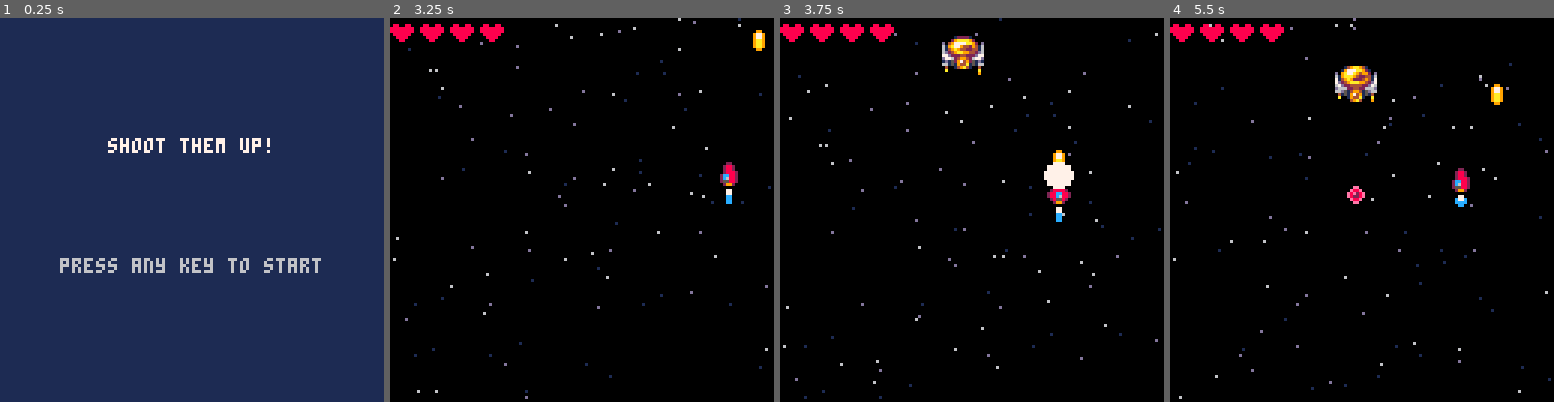
Above: before the commit, frames 1-4 (left to right).
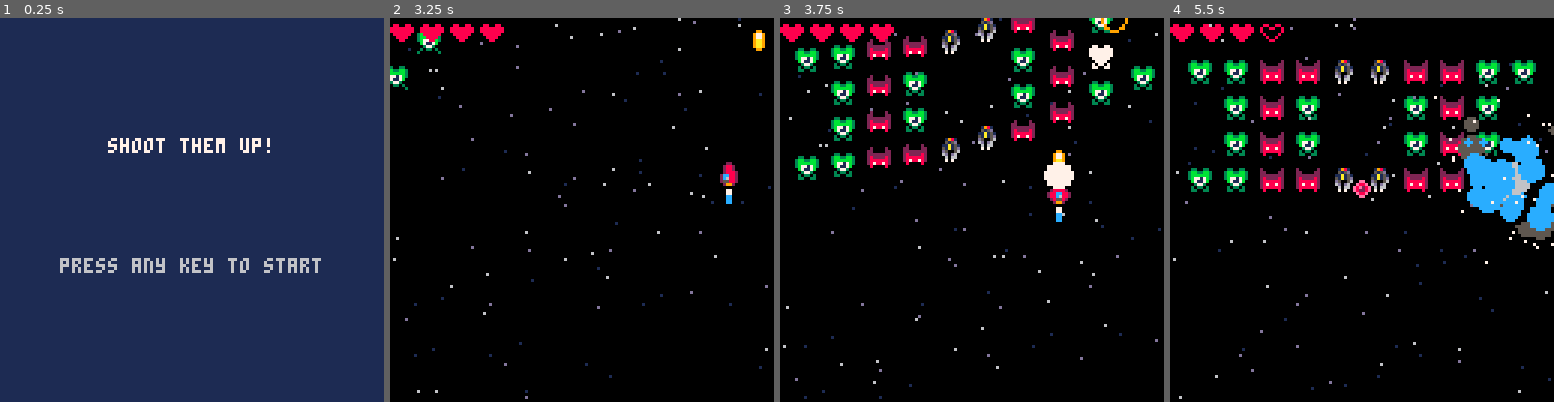
Above: after the commit, the same moments.

Repository: gabriel-jm/pico8-games
Game: PICO-8 cartridge shmup.p8
Two runs of this game, one before a commit and one after it. Both use one fixed random seed, a clock stepped at 60 frames per second and the inputs below.
Inputs:
- Up to frame 1 (0.25 s): no input
- Up to frame 2 (3.25 s): tap X (X key) at 0.33, 1.07, 1.85, 2.97 s; tap O (Z key) at 0.7, 1.7, 2.1, 2.5, 2.9 s; hold Right 1.6-2.1 s; hold Up 2.15-2.42 s; hold Right 2.47-3.03 s; hold Left from 3.08 s (still down)
- Up to frame 3 (3.75 s): tap O (Z key) at 3.3, 3.7 s; release Left at 3.58 s; hold Down from 3.63 s (still down)
- Up to frame 4 (5.5 s): release Down at 3.97 s; hold Right 4.02-4.68 s; tap X (X key) at 4.08, 5.2 s; tap O (Z key) every 0.4 s from 4.1 to 5.3 s; hold Up 4.73-5.03 s; hold Left from 5.08 s (still down)

Frame 1 is identical in both runs. In frame 2, 0.4% of the frame differs, in the area x 0-14%, y 3-19%; in frame 3, 8.0%; in frame 4, 14%, in the area x 4-100%, y 2-65%.

Commit message:
shmup - create aimed shoots

Diff:
--- a/shmup.p8
+++ b/shmup.p8
@@ -41,6 +41,9 @@
 				if self.x>88 then
 					self.sx-=(self.x-88)/32
 				end
+			end,
+			shoot=function(self)
+				aim_fire(self,2)
 			end
 		},
 		{ -- spinning ship
@@ -81,6 +84,14 @@
 						rnd()
 					)
 				end
+			end,
+			shoot=function(self)
+				fire_spread(
+					self,
+					8,
+					2,
+					rnd()
+				)
 			end
 		}
 	}
@@ -151,7 +162,7 @@
 function startgame()
 --	music(-1,1000)
 	t=0
-	wave=3
+	wave=1
 	next_wave()
 
 	ship=make_obj{
@@ -811,7 +822,8 @@
 		pos_y=y,
 		mission=fly_in,
 		wait=wait,
-		atk=stats.atk
+		atk=stats.atk,
+		shoot=stats.shoot or shot
 	})
 end
 
@@ -918,13 +930,17 @@
 		enemy
 		and enemy.mission==protec
 	then
-		fire(enemy,1,2)
+		enemy:shoot()
 	end
 end
 
 function move(obj)
 	obj.x+=obj.sx
 	obj.y+=obj.sy
+end
+
+function shot(en)
+	fire(en,1,2)
 end
 
 function kill_enemy(en)
@@ -942,18 +958,21 @@
 function fire(en,ang,spd)
 	en.flash=4
 
-	add(en_bullets,make_obj{
-		x=en.x+(en.col_width/2)-1,
-		y=en.y+en.col_width-2,
-		sx=sin(ang)*spd,
-		sy=cos(ang)*spd,
-		spr=32,
-		ani={32,33,34,33},
-		ani_spd=0.5,
-		col_width=2,
-		bullet_mode=true
-	})
 	sfx(29)
+	return add(
+		en_bullets,
+		make_obj{
+			x=en.x+(en.col_width/2)-1,
+			y=en.y+en.col_width-2,
+			sx=sin(ang)*spd,
+			sy=cos(ang)*spd,
+			spr=32,
+			ani={32,33,34,33},
+			ani_spd=0.5,
+			col_width=2,
+			bullet_mode=true
+		}
+	)
 end
 
 function fire_spread(
@@ -963,6 +982,18 @@
 	for i=1,num do
 		fire(en,1/num*i+base,spd)
 	end
+end
+
+function aim_fire(en,spd)
+	local bult=fire(en,ang,spd)
+
+	local ang=atan2(
+		(ship.y+4)-bult.y,
+		(ship.x+4)-bult.x
+	)
+
+	bult.sx=sin(ang)*spd
+	bult.sy=cos(ang)*spd
 end
 __gfx__
 00000000000220000002200000022000000000000000000000000000000000000000000000000000000000000000000000000000000000000000000000000000
